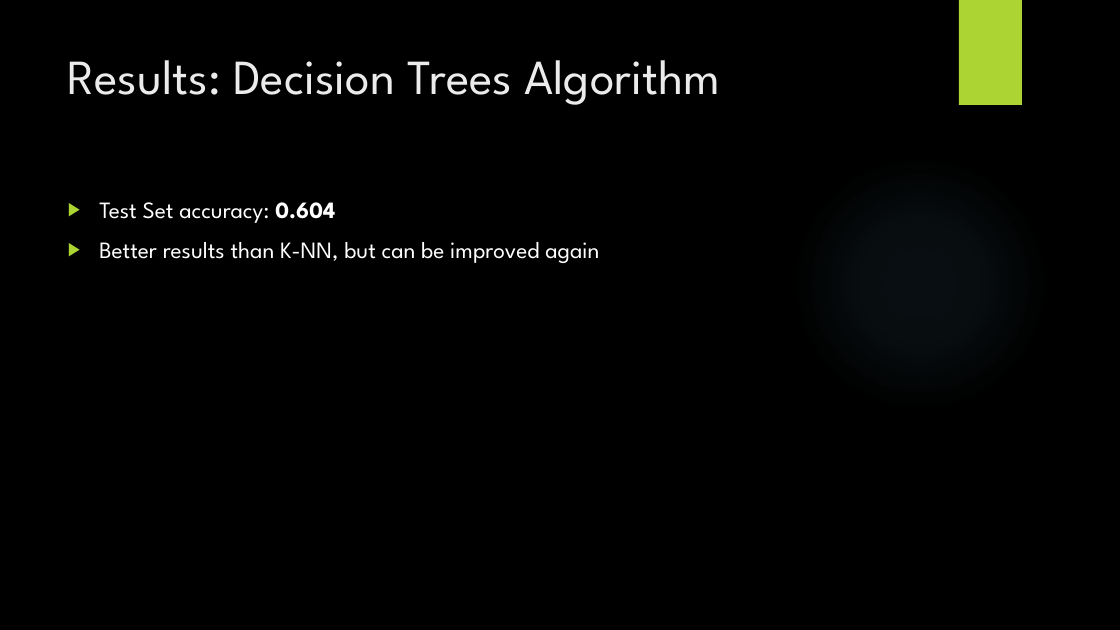
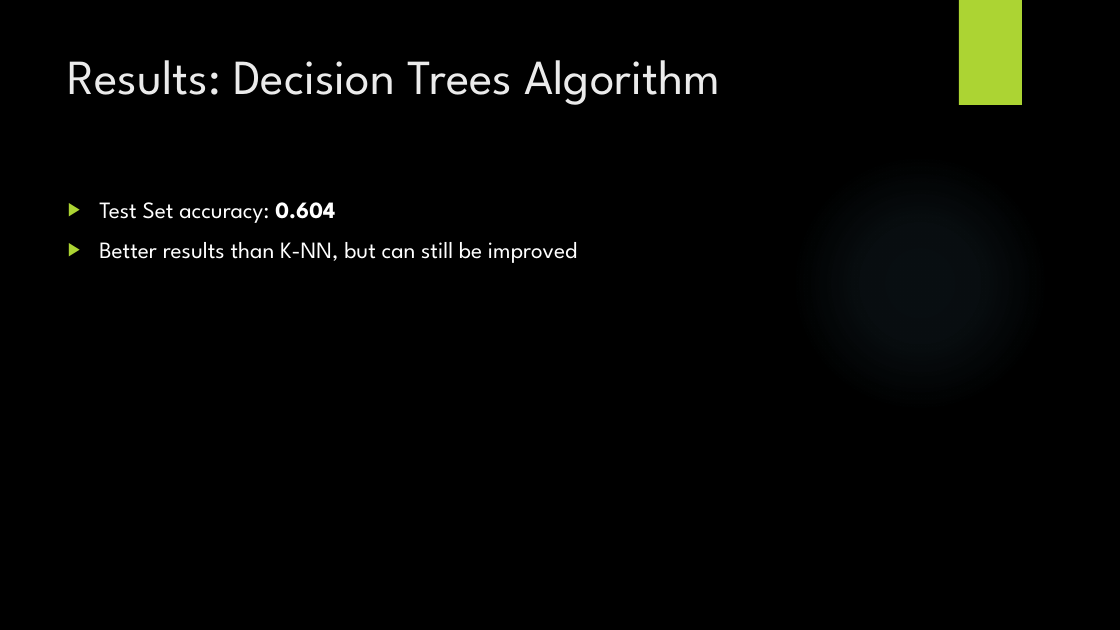
Before and after one commit to fmontoisy/Data-Science-IBM-Coursera, a slide deck: slide 18 of Road accidents in Belgium.pptx. Drawn at 1120x630 pixels with LibreOffice and Linux fonts; fonts in the diff are those of the drawing; background and template pictures are left out. Boxes give left, top, right and bottom in pixels: in the first picture for what was removed or moved away, otherwise in the second. Text is boxed around its words. In the diff, an @@ line names an element or a change of style, - is before the commit and + after.

```diff
--- a/Road accidents in Belgium.pptx
+++ b/Road accidents in Belgium.pptx
@@ text at [99,242,577,263]: text changed @@
-▶ Better results than K-NN, but can be improved again
+▶ Better results than K-NN, but can still be improved
```
